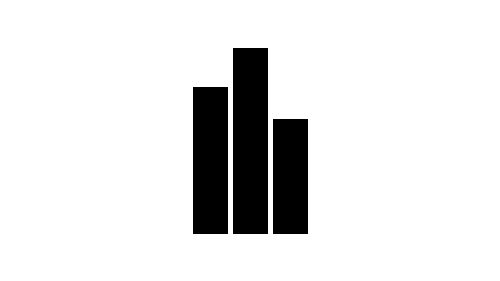
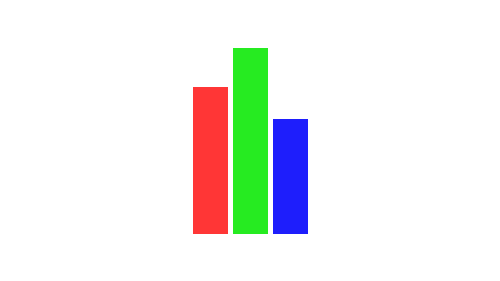
Layers edited between the first and the second 500 x 281 image:
painted on "Rectangle 1 copy" over (233, 48, 268, 234)
painted on "Rectangle 1 copy 2" over (273, 119, 308, 234)
painted on "Rectangle 1" over (193, 87, 228, 234)
hid group "Group 1" (5 layers) over (193, 48, 308, 234)
